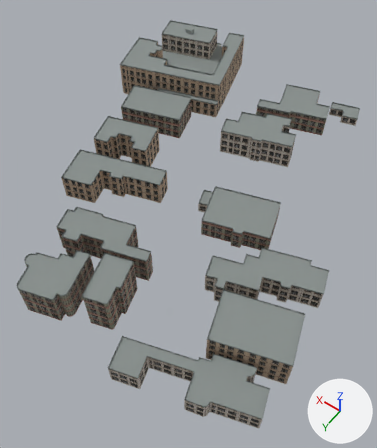
One commit to the glTF model Assets/Models/BuildingChunks/cheung-sha-wan-buildings-District_3_-39.glb: the scene before it, then after it.
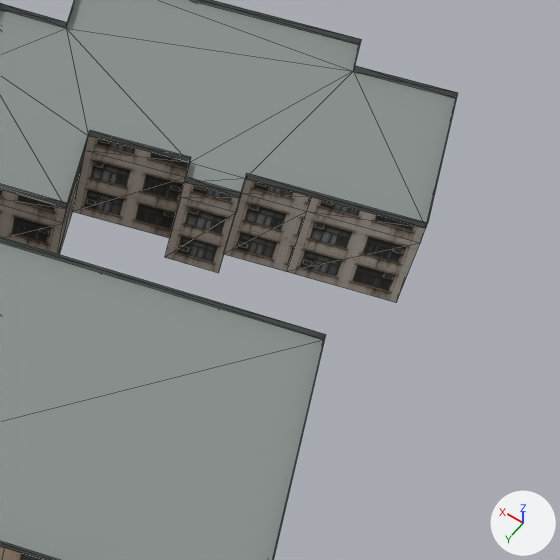
The first picture shows the older version from a 50 mm camera at (384.8, 5034.5, 139.4) aimed at (449.7, 4943.7, -3.3). The close-ups show the older and then the newer version on the part from 65% to 92% of the width and 57% to 79% of the height of that picture. Only the edits that show in the close-ups are written down. The axes (+X, +Y, +Z) are drawn at lower right. The lights are the same throughout. The close-ups show mesh edges as thin lines. Objects named as collision shapes, trigger or cutter boxes, shadow casters or lower levels of detail are left out. Vertices at exactly the same position are counted once.

The first close-up shows 'District_3_-39'.
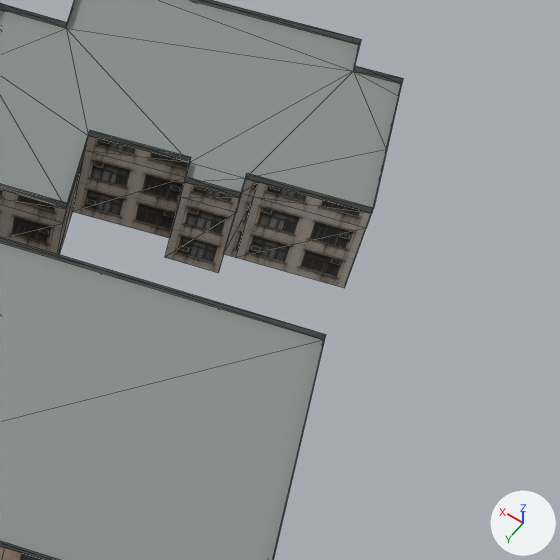
Boxes [x1, y1, x2, y2] around the edits, measured in the close-ups (560 x 560 px):
'District_3_-39', reshaped: before [0, 0, 458, 560]; after [0, 0, 403, 560]
part 1 of me_district_3__39, cut back: before [246, 66, 458, 302]; after [236, 66, 403, 288]

The change in detail:
me_district_3__39 is used by ob_district_3__39; location (384.0, 4992.0, 0.0).
me_district_3__39 had 1942 vertices, 3980 faces and spanned x 10.2..132.6, y -133.2..10.1, z 0.0..15.5.
me_district_3__39 now has 1949 vertices, 4001 faces and spans x 10.2..132.6, y -133.2..10.1, z 0.0..15.5.
Part 1, on me_district_3__39:
3 vertices are removed from x 13.9..16.2, y -51.0..-42.8, z 7.9.
21 faces are deleted.
3 vertices in x 16.2, y -51.0, z 0.0..8.4 move by (2.8, 0.9, 0.0).
3 vertices in x 13.9, y -42.8, z 0.0..8.4 move by (2.7, 0.9, 0.0).
3 vertices in x 19.6, y -41.0, z 0.0..7.9 move by (2.7, 0.8, 0.0).
2 vertices move from x 14.6, y -45.2, z 0.0..6.4 to x 18.8, y -49.3, z 0.0..6.4.
12 vertices are added at x 16.6..19.0, y -50.1..-41.9, z 0.0..8.4.
17 new faces join them, mat_csdi_facade_1 (picture img_building_facades).
27 new faces join them, mat_csdi_roof_concrete_003 (grey #89908e).
Other edits to the shape of me_district_3__39 do not show in these pictures.
